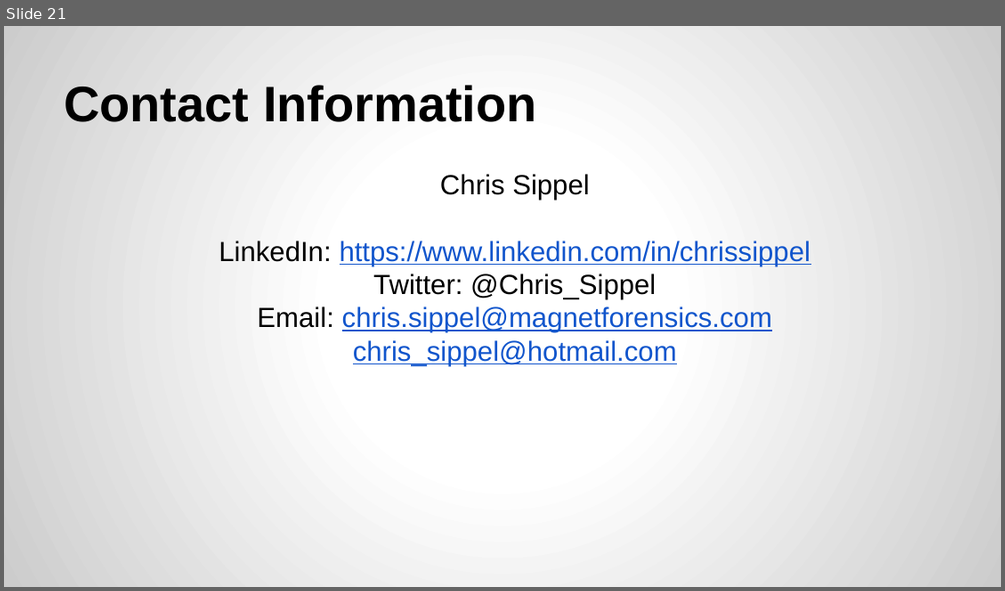
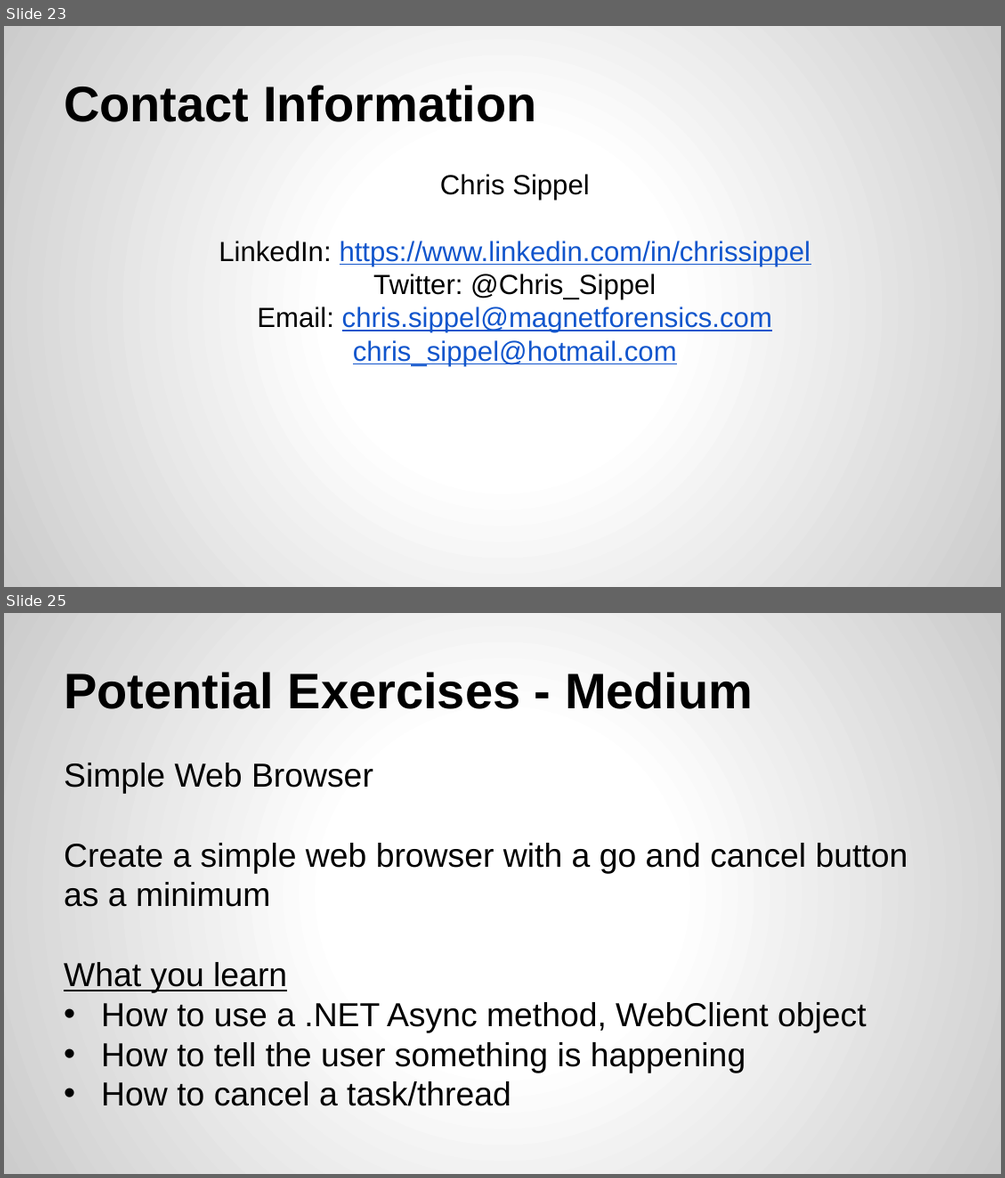
Before and after one commit to CSharpDevConnect/CSharpThreading01, a slide deck: C# Threading.pptx. Shown one above the other, each under a label of ours: slide 21 before the commit, slides 23 and 25 after it; the slides between them are not shown. The pictures are 1005x591 and 1005x1178 pixels, drawn with LibreOffice and Linux fonts; fonts in the diff are those of the drawing. Boxes give left, top, right and bottom in pixels: in the first picture for what was removed or moved away, otherwise in the second. Text is boxed around its words. In the diff, an @@ line names an element or a change of style, - is before the commit and + after.

```diff
--- a/C# Threading.pptx
+++ b/C# Threading.pptx
@@ slide 25 added at <box>4,613,1001,1174</box>, background gradient #FFFFFF to #CCCCCC @@
@@ title added at <box>64,672,752,709</box>, 36 pt, text #000000, bold @@
+Potential Exercises - Medium
@@ text added at <box>64,763,908,1106</box>, 24 pt, text #000000 @@
+Simple Web Browser
+Create a simple web browser with a go and cancel button as a minimum
+What you learn
+• How to use a .NET Async method, WebClient object
+• How to tell the user something is happening
+• How to cancel a task/thread
@@ what was slide 21 is now slide 23 @@
```
Also in this commit, not shown: 7 slides changed, 6 other slides added, 2 slides removed, 2 other files.
